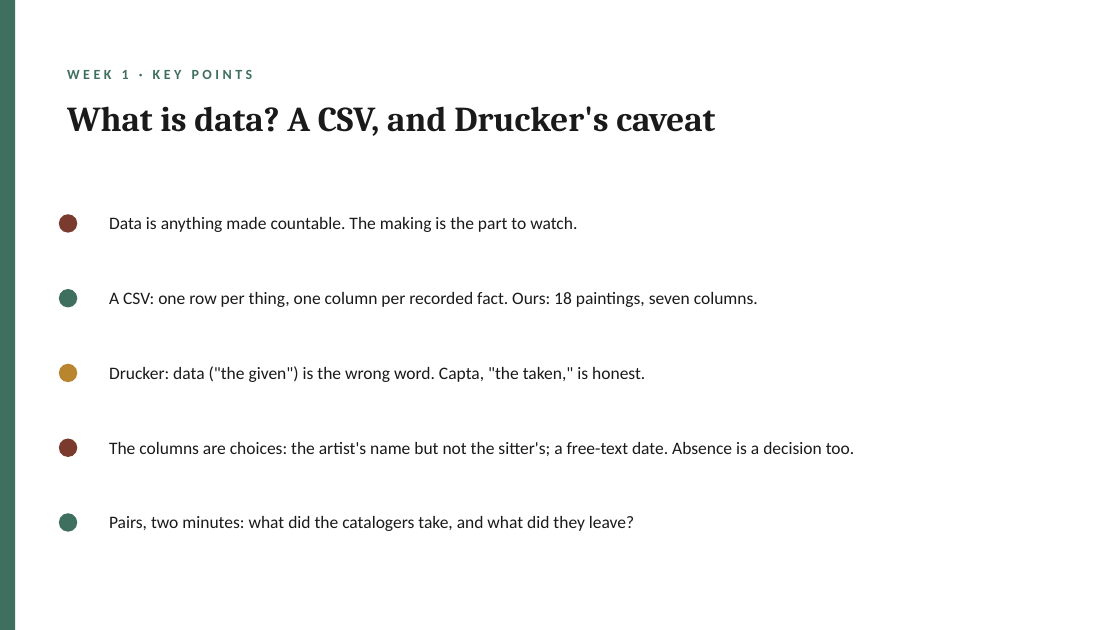
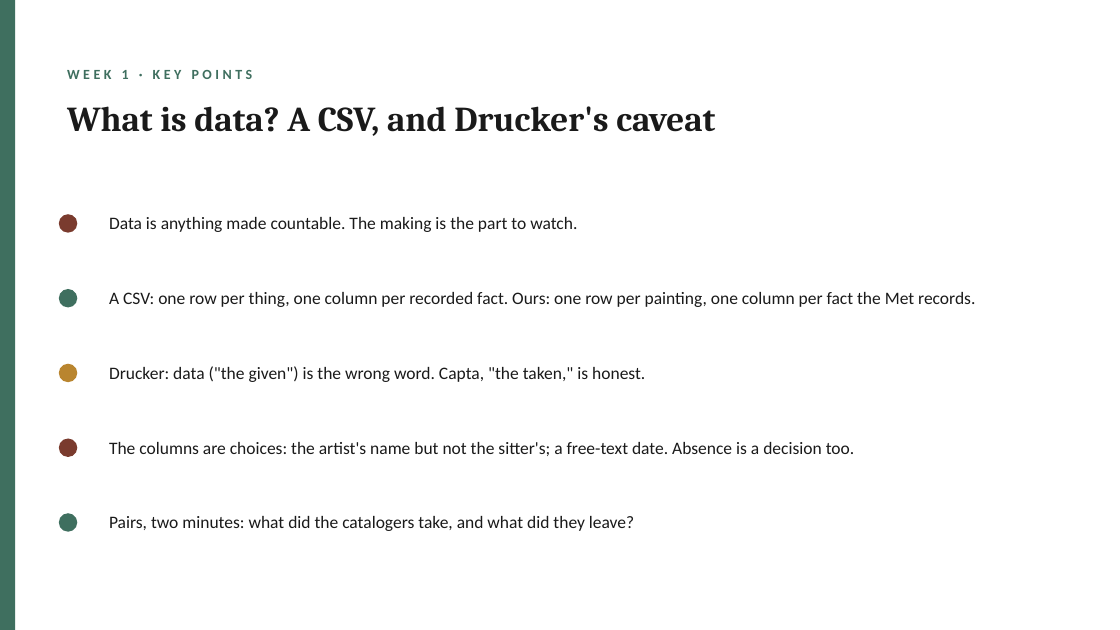
Before and after one commit to lucianli123/culture-as-data-2026, a slide deck: slide 8 of slides/pptx/week-01.pptx. Drawn at 1120x630 pixels with LibreOffice and Linux fonts; fonts in the diff are those of the drawing. Boxes give left, top, right and bottom in pixels: in the first picture for what was removed or moved away, otherwise in the second. Text is boxed around its words. In the diff, an @@ line names an element or a change of style, - is before the commit and + after.

```diff
--- a/slides/pptx/week-01.pptx
+++ b/slides/pptx/week-01.pptx
@@ text at box(109, 292, 975, 307): text changed @@
-A CSV: one row per thing, one column per recorded fact. Ours: 18 paintings, seven columns.
+A CSV: one row per thing, one column per recorded fact. Ours: one row per painting, one column per fact the Met records.
```
Also in this commit, not shown: 3 other slides changed, 24 other files.
